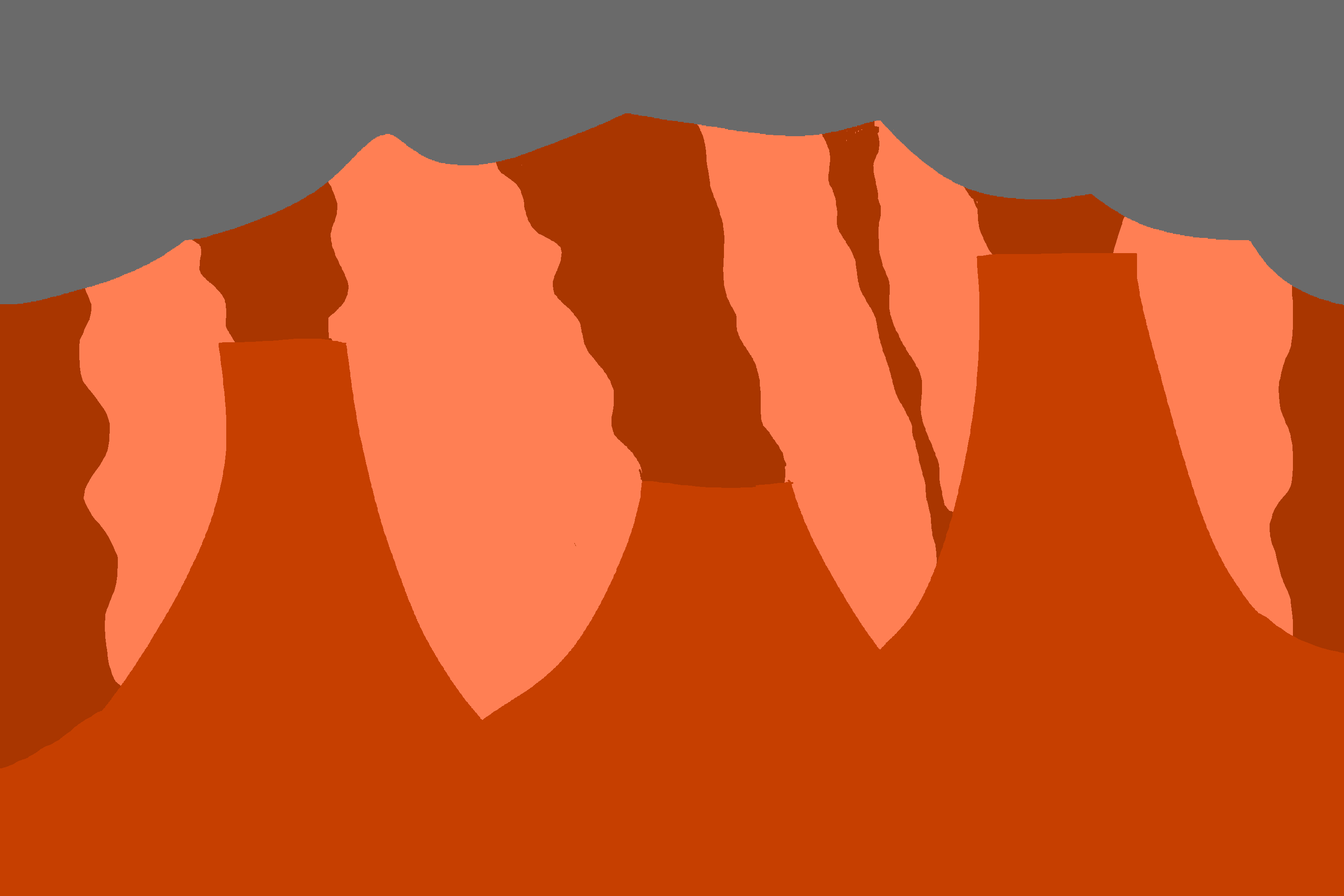
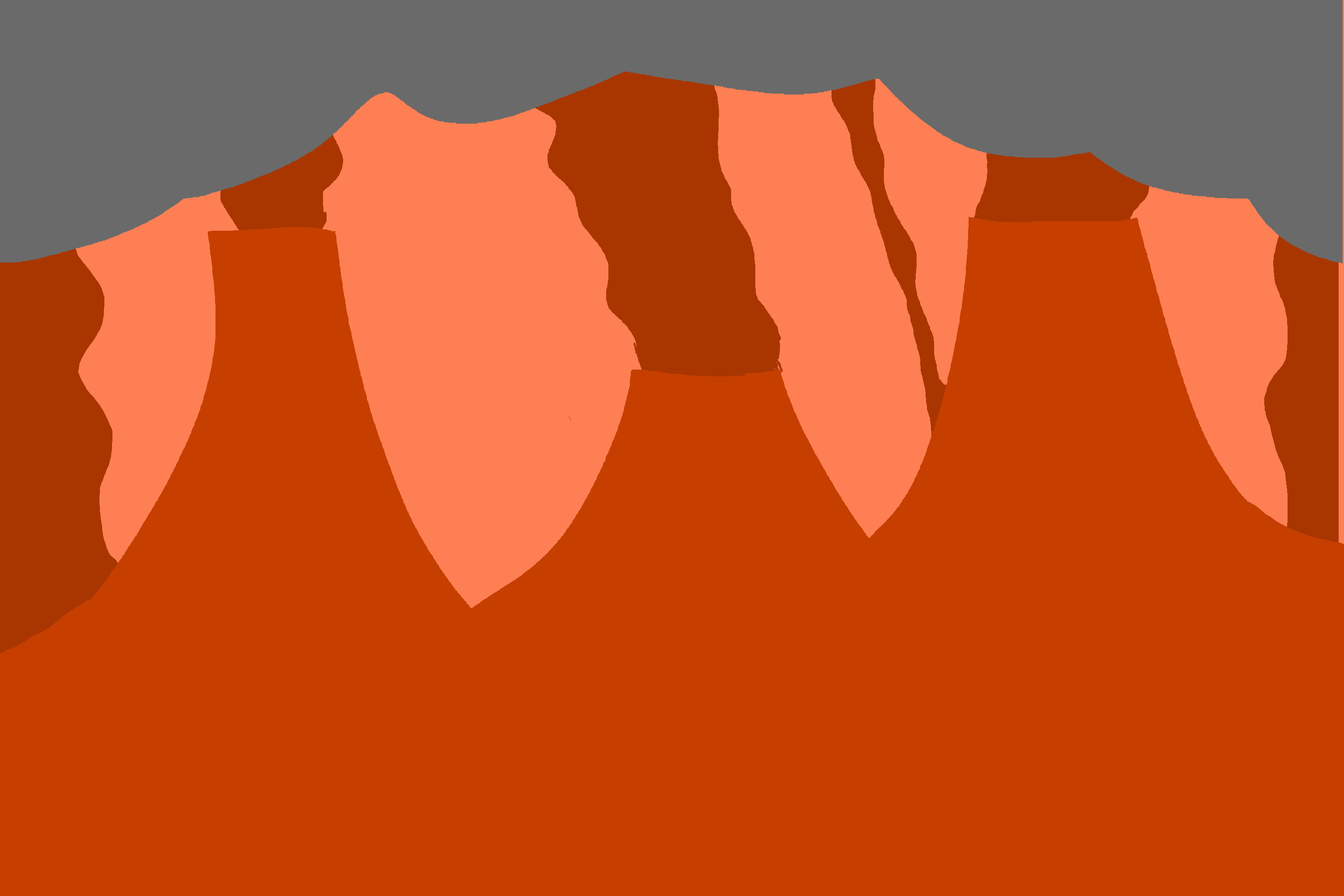
Two versions of the same layered image (1344px x 896px). Layer-by-layer changes:
painted on "Layer 2" over [0, 0, 1344, 305]
painted on "Layer 3" over [0, 141, 1344, 769]
painted on "Layer 4" over [0, 0, 1344, 769]
